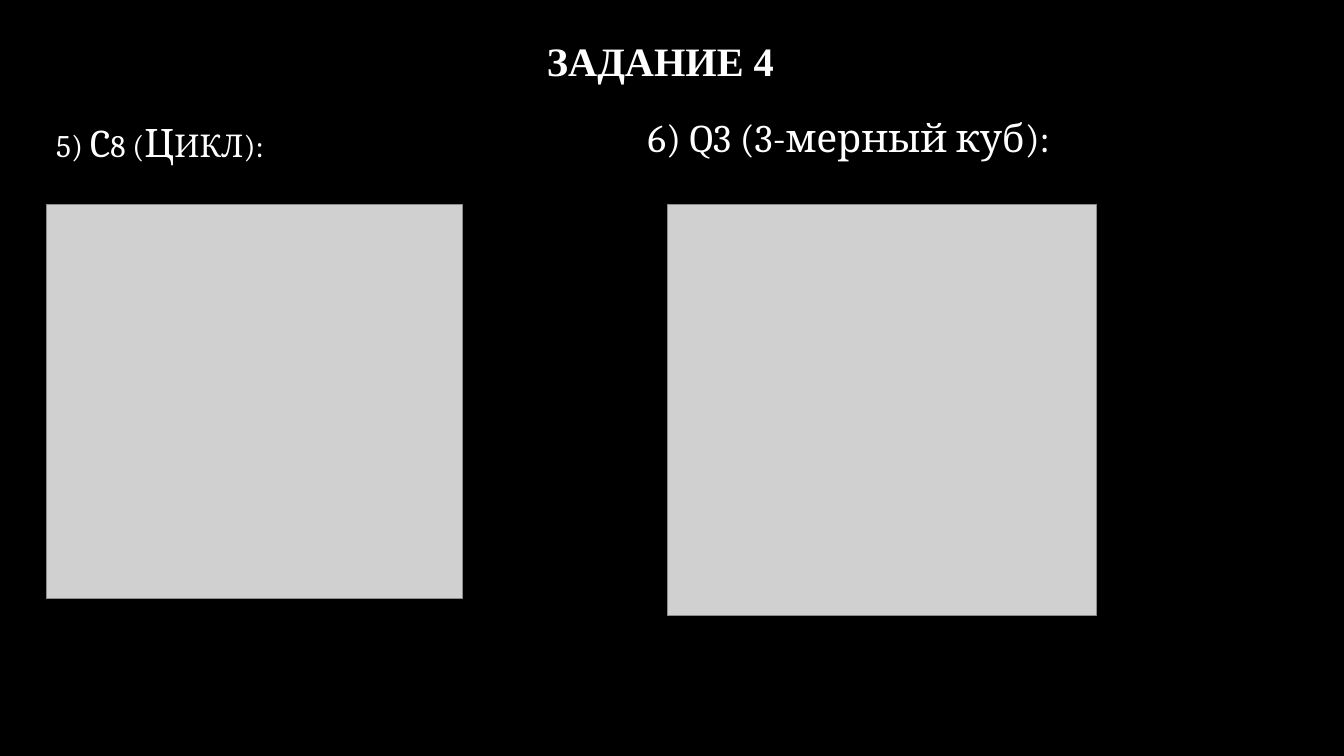
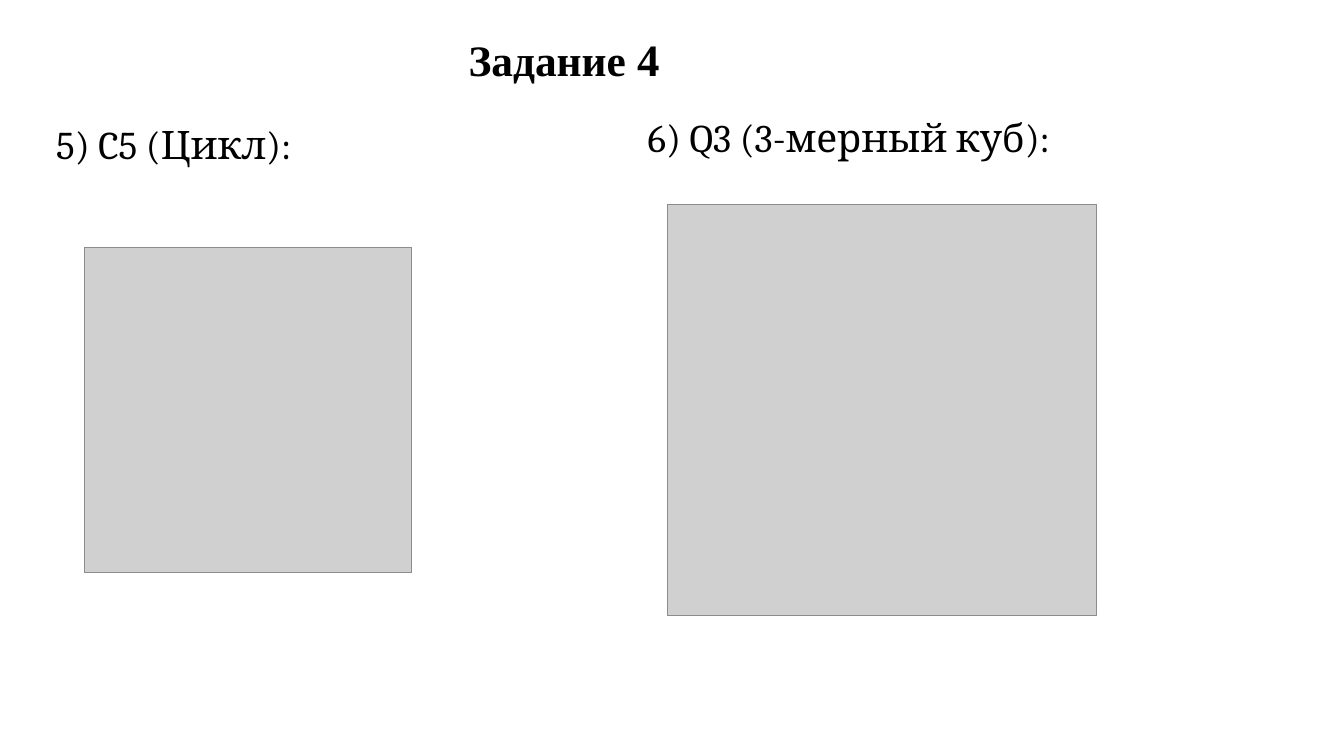
Before and after one commit to Lustitel/PPP_Labs, a slide deck: slide 11 of Lab2 презентация.pptx. Drawn at 1344x756 pixels with LibreOffice and Linux fonts; fonts in the diff are those of the drawing; grey boxes stand for pictures; background and template pictures are left out. Boxes give left, top, right and bottom in pixels: in the first picture for what was removed or moved away, otherwise in the second. Text is boxed around its words. In the diff, an @@ line names an element or a change of style, - is before the commit and + after.

```diff
--- a/Lab2 презентация.pptx
+++ b/Lab2 презентация.pptx
@@ background picture (left out) to #FFFFFF @@
@@ title at [469, 46, 659, 84]: text changed; size 28.8 to 31 pt; text colour gradient #FFFFFF to #A6A6A6 to #000000 @@
-ЗАДАНИЕ 4
+Задание 4
@@ text "6) Q3 (3-мерный куб):" at [648, 122, 1025, 162]: text colour #FFFFFF to #000000 @@
@@ text "5) C5 (Цикл):" at [56, 131, 266, 168]: vertical alignment middle to top @@
@@ text at [56, 131, 266, 168]: text changed; text colour gradient #FFFFFF to #BFBFBF to #000000 @@
-5) C8 (Цикл):
+5) C5 (Цикл):
@@ picture: place and size @@
-picture at [46, 205, 463, 599]
+picture at [85, 248, 411, 573]
```
Also in this commit, not shown: 24 other slides changed, 1 other file.
